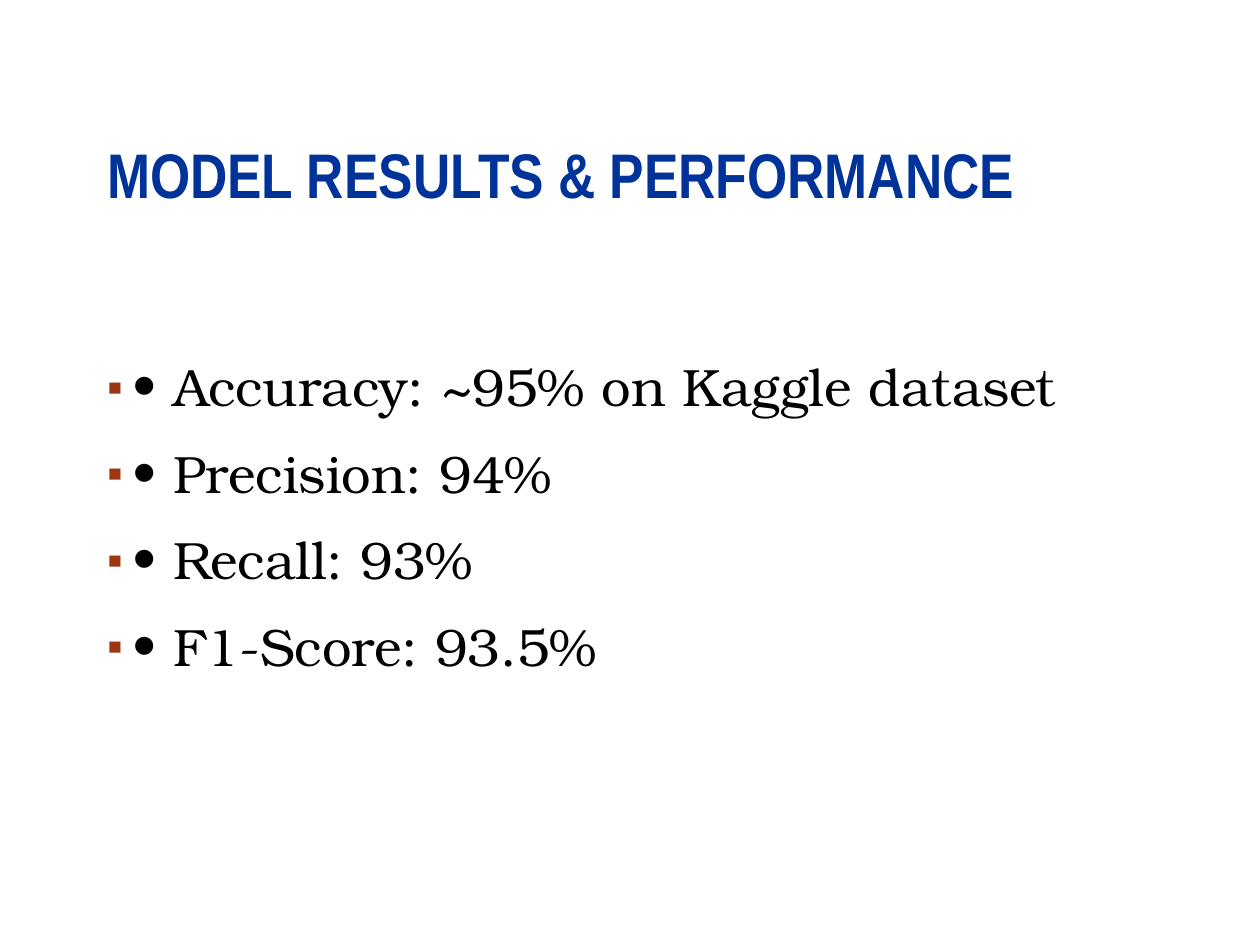
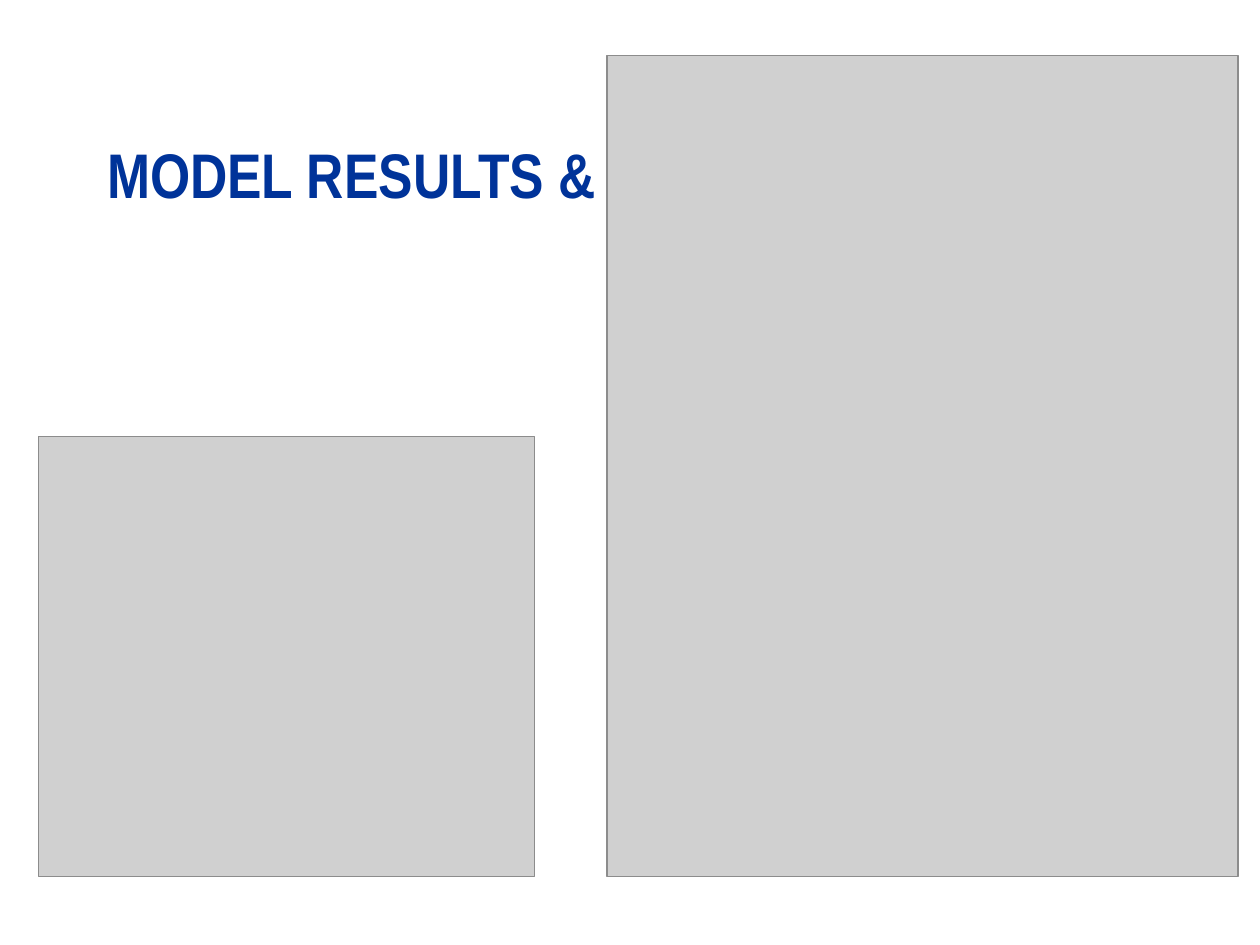
Before and after one commit to abhrojit1/Fake-news-detector-milestone-project, a slide deck: slide 13 of Fake news detection presentation.pptx (slide 12 before the commit). Drawn at 1260x945 pixels with LibreOffice and Linux fonts; fonts in the diff are those of the drawing; grey boxes stand for pictures; background and template pictures are left out. Boxes give left, top, right and bottom in pixels: in the first picture for what was removed or moved away, otherwise in the second. Text is boxed around its words. In the diff, an @@ line names an element or a change of style, - is before the commit and + after.

```diff
--- a/Fake news detection presentation.pptx
+++ b/Fake news detection presentation.pptx
@@ picture added at bbox=[607, 55, 1239, 877] @@
@@ text removed at bbox=[173, 368, 1056, 667] @@
-▪ • Accuracy: ~95% on Kaggle dataset
-▪ • Precision: 94%
-▪ • Recall: 93%
-▪ • F1-Score: 93.5%
@@ picture added at bbox=[39, 436, 534, 876] @@
```
Also in this commit, not shown: 1 other slide changed, 4 slides added, 2 slides removed, 4 other files.
